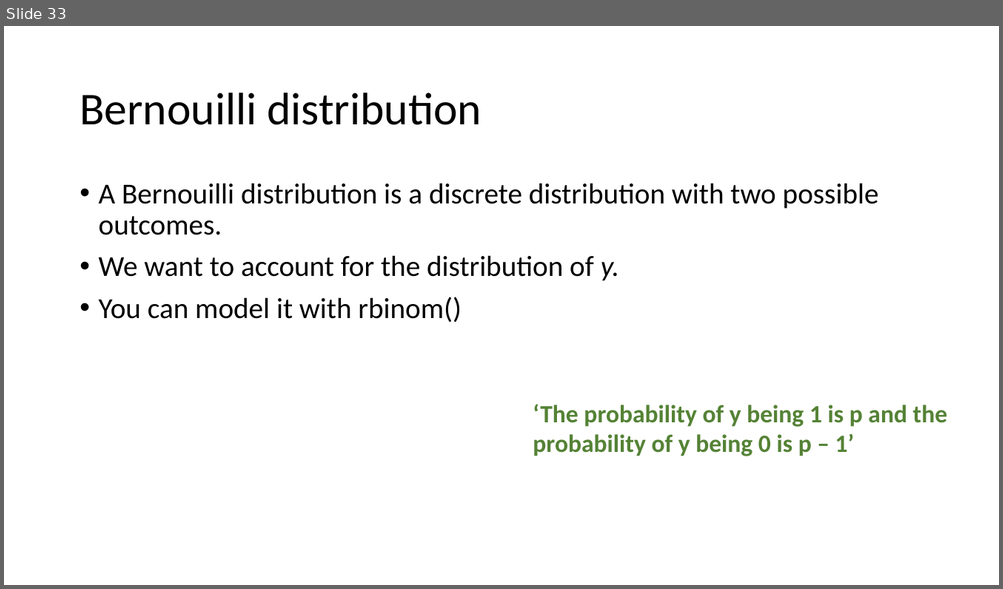
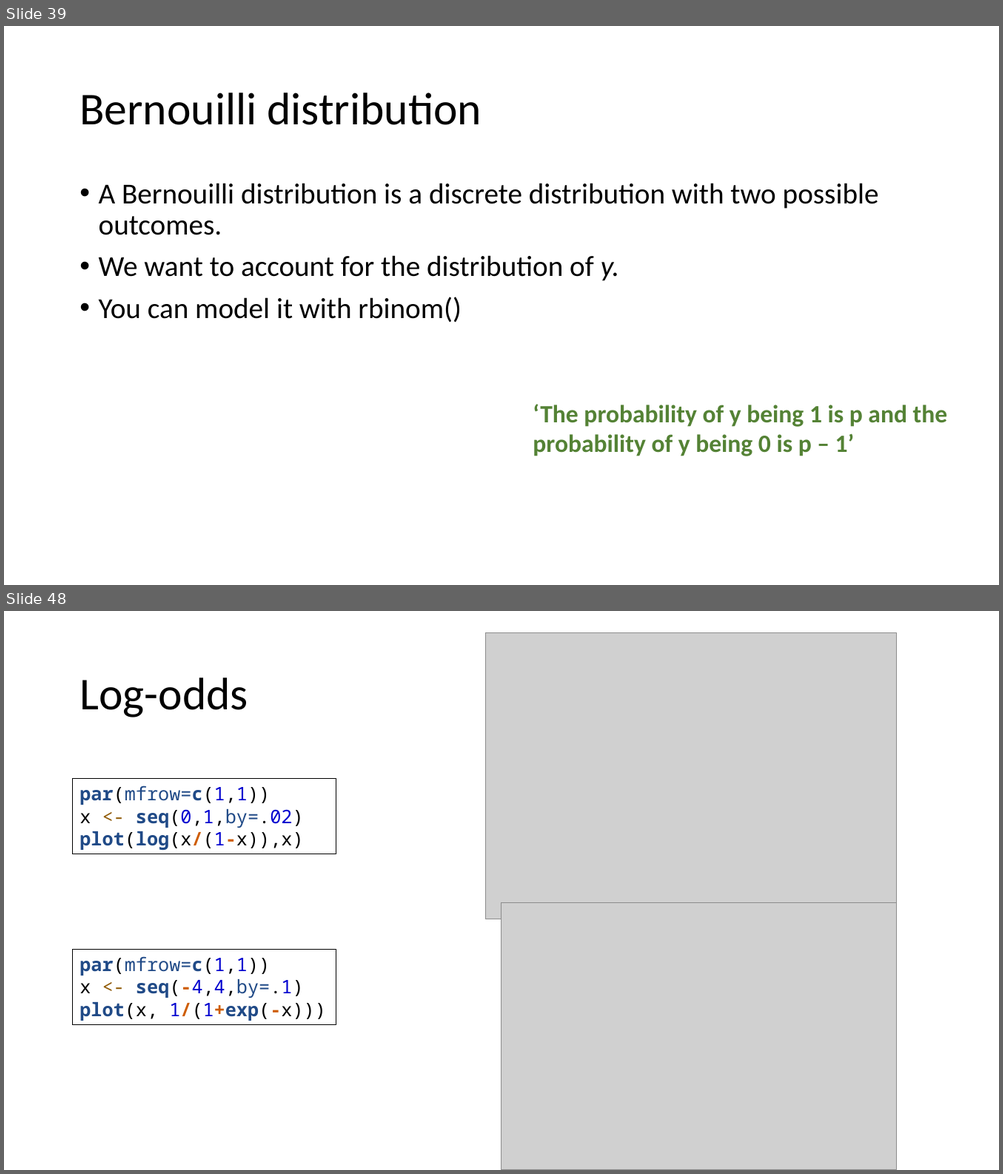
Before and after one commit to ajrtallman/StatisticsinLinguistics_FSU_2023_2024, a slide deck: 02_slides/Statistics for linguists 2023-12-06.odp. Shown one above the other, each under a label of ours: slide 33 before the commit, slides 39 and 48 after it; the slides between them are not shown. The pictures are 1003x589 and 1003x1174 pixels, drawn with LibreOffice and Linux fonts; fonts in the diff are those of the drawing; grey boxes stand for pictures. Boxes give left, top, right and bottom in pixels: in the first picture for what was removed or moved away, otherwise in the second. Text is boxed around its words. In the diff, an @@ line names an element or a change of style, - is before the commit and + after.

```diff
--- a/02_slides/Statistics for linguists 2023-12-06.odp
+++ b/02_slides/Statistics for linguists 2023-12-06.odp
@@ slide 48 added at <box>4,611,999,1170</box>, background #FFFFFF @@
@@ picture added at <box>486,632,896,920</box> @@
@@ title added at <box>79,678,247,718</box>, 44 pt, text #000000 @@
+Log-odds
@@ rectangle added at <box>73,779,337,854</box>, outline #000000 0.74 pt, 18 pt, text #204A87 @@
+par(mfrow=c(1,1))
+x <- seq(0,1,by=.02)
+plot(log(x/(1-x)),x)
@@ picture added at <box>502,903,896,1170</box> @@
@@ rectangle added at <box>73,950,337,1025</box>, outline #000000 0.74 pt, 18 pt, text #204A87 @@
+par(mfrow=c(1,1))
+x <- seq(-4,4,by=.1)
+plot(x, 1/(1+exp(-x)))
@@ what was slide 33 is now slide 39 @@
```
Also in this commit, not shown: 1 slide changed, 27 other slides added, 2 slides removed.
